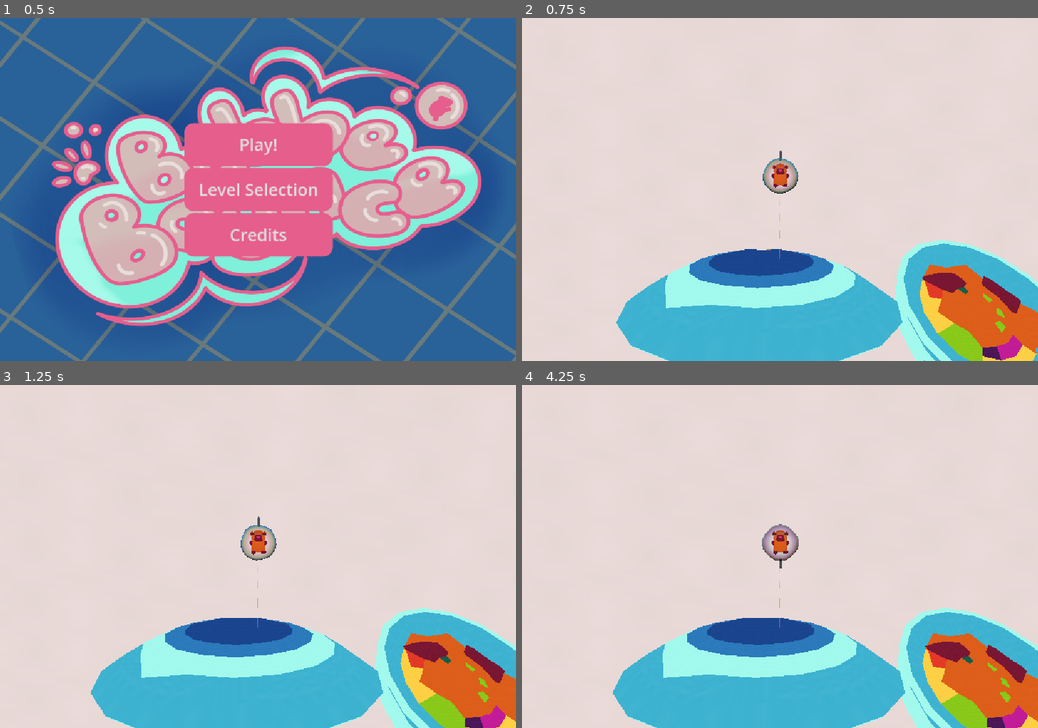
Above: before the commit, frames 1-4 (two rows, left to right).
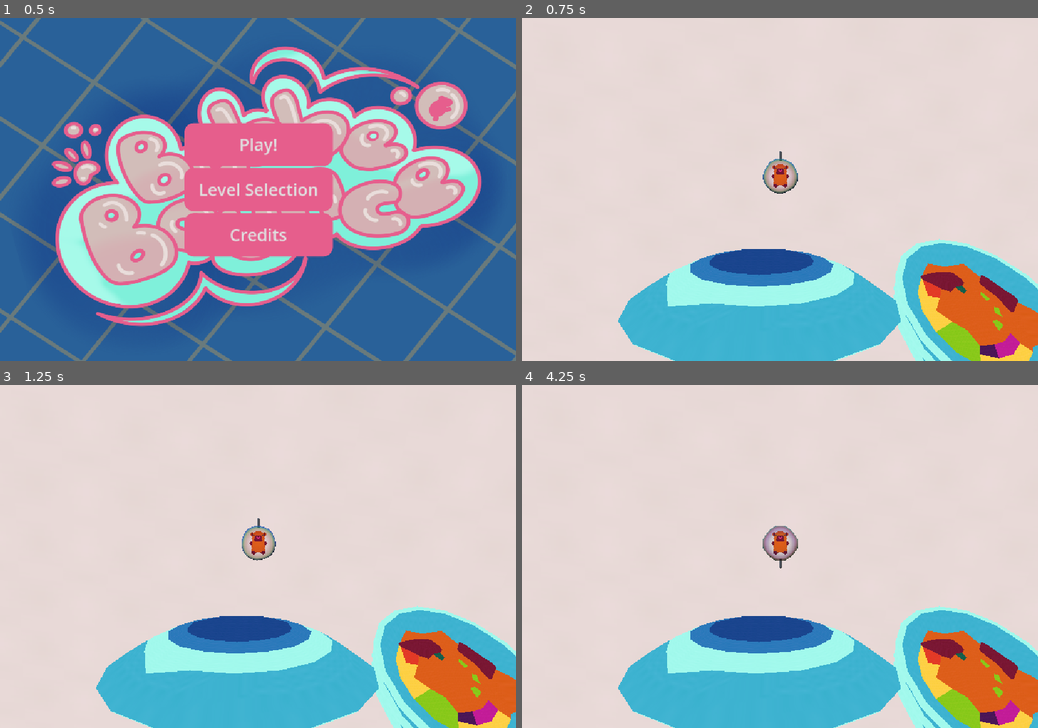
Above: after the commit, the same moments.

Repository: Mastermori/BubbeBounce
Game: Godot game, scene res://MainScene.tscn
The game is run twice, just before and just after one commit, with the same random seed, the same clock (stepped at 60 frames per second) and the same inputs.
Inputs (mouse positions are in pixels of both pictures, inside the frame that each line leads up to):
- Up to frame 1 (0.5 s): no input
- Up to frame 2 (0.75 s): click "Play!" at 0.5 s
- Up to frame 3 (1.25 s): no input
- Up to frame 4 (4.25 s): tap Enter (ui_accept) at 1.25, 2.27, 2.3, 2.57 s; move the mouse to (893, 539) at 1.27 s; hold D (move_right) 1.28-2.03 s; hold Enter (ui_accept) 1.28-2.03 s; move the mouse to (676, 573) at 2.02 s; hold A (move_left) 2.03-2.75 s; click (676, 573) at 2.1 s; click "Try again!" at 2.75 s; click "Try again!" at 3.5 s

Frame 1 is identical in both runs. In frame 2, 1.5% of the frame differs, in the area x 18-100%, y 38-100%; in frame 3, 4.1%, in the area x 17-100%, y 38-100%; in frame 4, 4.1%.

Commit message:
Lower MinBounce

Diff:
--- a/player/player.gd
+++ b/player/player.gd
@@ -9,6 +9,8 @@
 # Remove when death is implemented
 var collided_last_frame := false
 var rotation_impulse: float = 0
+
+var has_level_started: bool = false
 
 @onready var mesh: MeshInstance3D = $Body/MeshInstance3D
 @onready var bounce_cooldown: Timer = $BounceCooldown
@@ -27,6 +29,8 @@
 	bounce_cooldown.start()
 
 func _physics_process(delta: float) -> void:
+	if !has_level_started:
+		return
 	var gravity: float = ProjectSettings.get_setting("physics/3d/default_gravity")
 
 	var input_dir := Input.get_axis("move_left", "move_right")
@@ -85,3 +89,4 @@
 	if event.is_action_pressed("ui_accept"):
 		#velocity = Vector3.DOWN * .5
 		activate_grativitation()
+		has_level_started = true
--- a/player/player.tscn
+++ b/player/player.tscn
@@ -56,7 +56,7 @@
 axis_lock_angular_y = true
 axis_lock_angular_z = true
 script = ExtResource("1_rkbax")
-_min_bubble_boost = 5
+_min_bubble_boost = 3
 
 [node name="CollisionShape3D" type="CollisionShape3D" parent="."]
 shape = SubResource("SphereShape3D_x4av3")
Not shown: 1 places in player/player.tscn that only renumber resources
